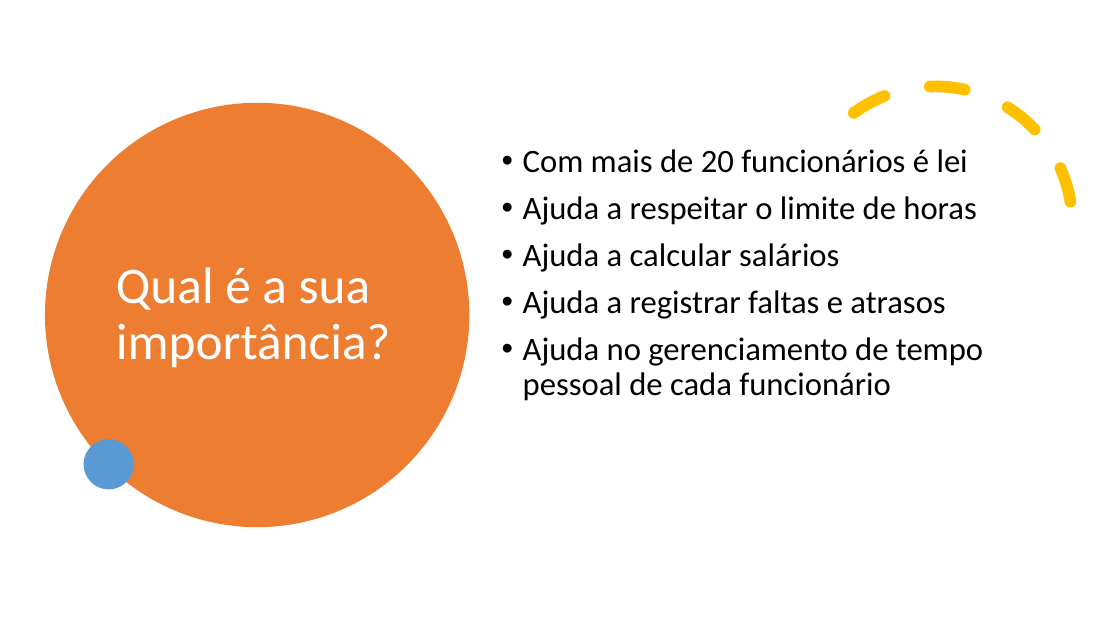
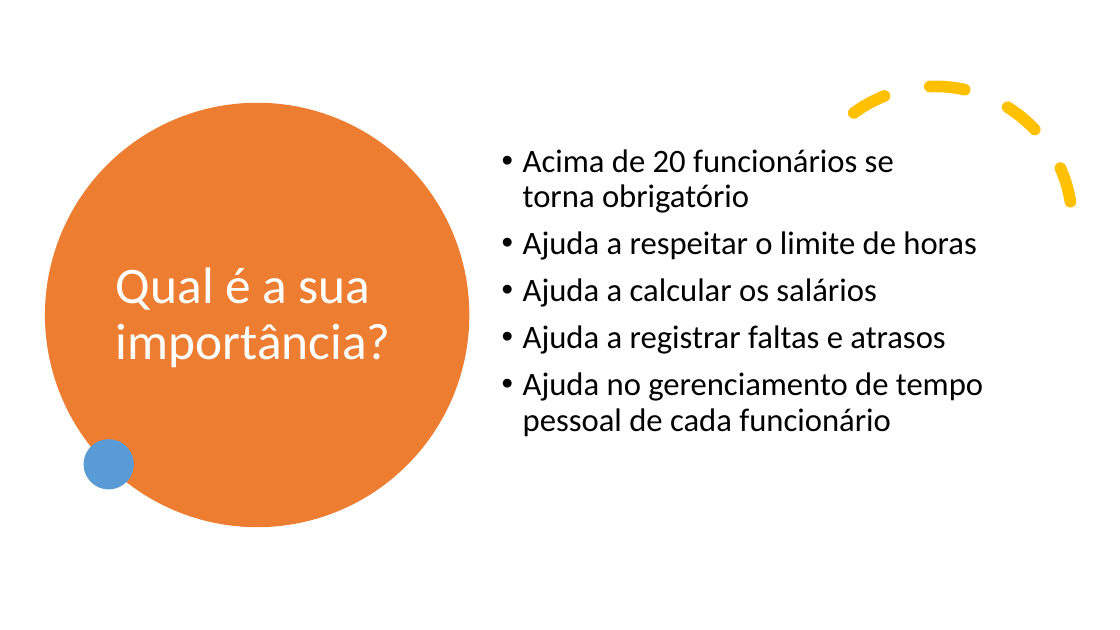
Before and after one commit to fbarreto05/Ponteiro, a slide deck: slide 3 of apresentacao_pontoapp.pptx. Drawn at 1120x630 pixels with LibreOffice and Linux fonts; fonts in the diff are those of the drawing. Boxes give left, top, right and bottom in pixels: in the first picture for what was removed or moved away, otherwise in the second. Text is boxed around its words. In the diff, an @@ line names an element or a change of style, - is before the commit and + after.

```diff
--- a/apresentacao_pontoapp.pptx
+++ b/apresentacao_pontoapp.pptx
@@ text at (x1=523, y1=149, x2=894, y2=213): text changed @@
-• Com mais de 20 funcionários é lei
+• Acima de 20 funcionários se torna obrigatório
@@ text at (x1=523, y1=278, x2=876, y2=307): text changed @@
-• Ajuda a calcular salários
+• Ajuda a calcular os salários
```
Also in this commit, not shown: 2 other slides changed, 2 slides added, 1 slide removed.
